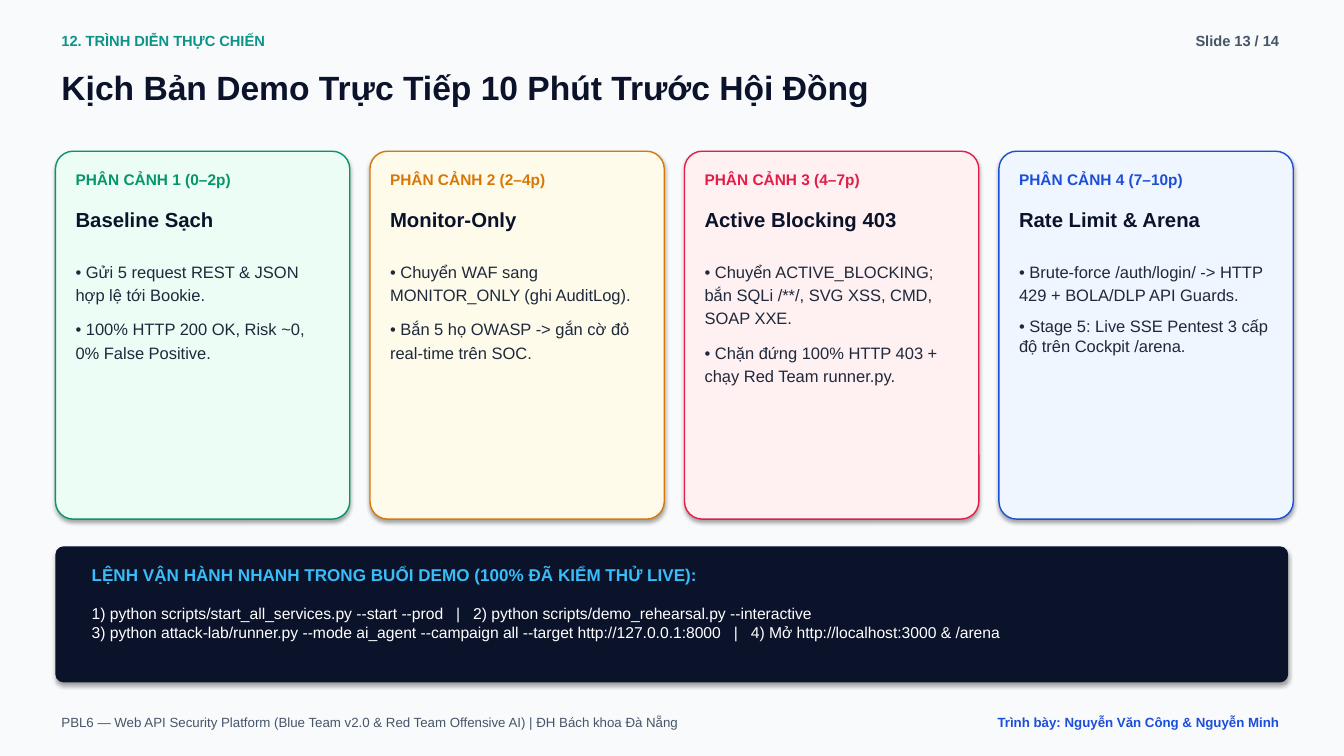
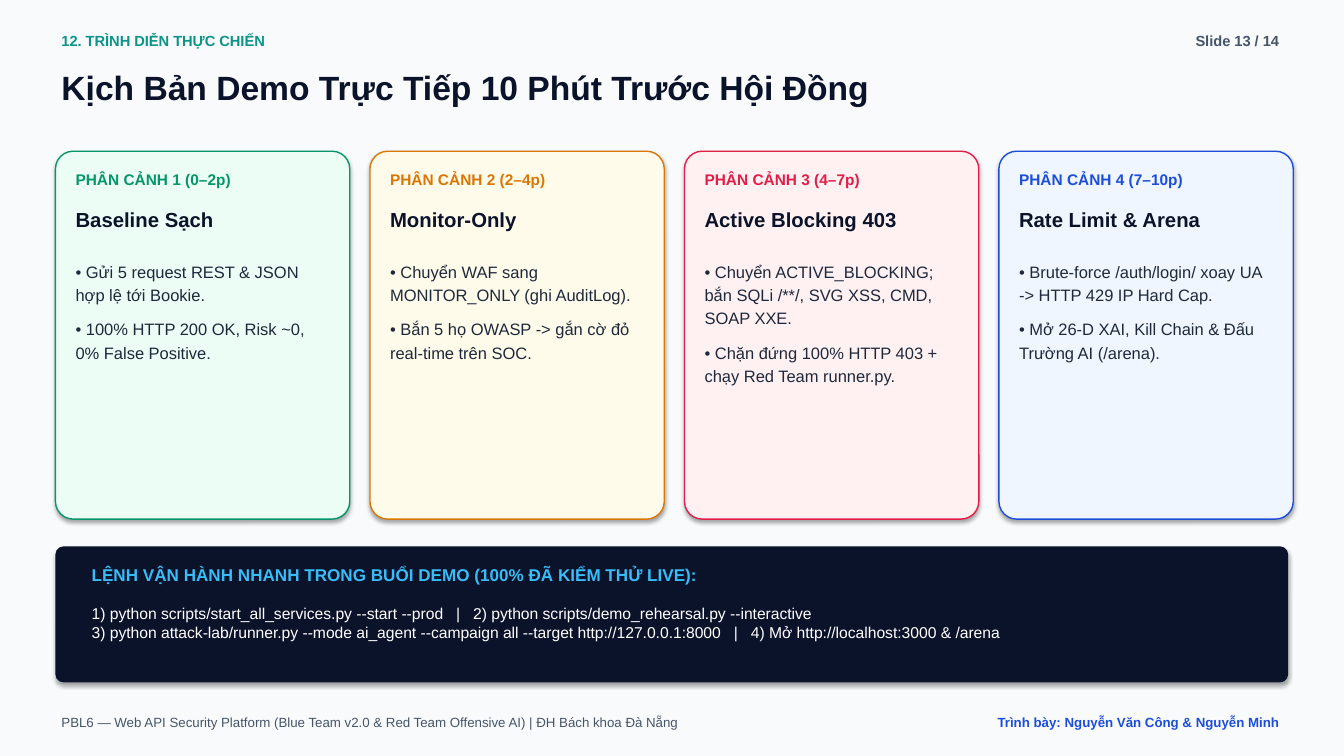
Before and after one commit to vcongggggg/pbl6, a slide deck: slide 13 of docs/reports/PBL6_Academic_Defense_Slides.pptx. Drawn at 1344x756 pixels with LibreOffice and Linux fonts; fonts in the diff are those of the drawing. Boxes give left, top, right and bottom in pixels: in the first picture for what was removed or moved away, otherwise in the second. Text is boxed around its words. In the diff, an @@ line names an element or a change of style, - is before the commit and + after.

Commit message:
feat(v3): complete Phase A remediation, empirical evidence & UI fix (pbl6-v3-fix-round-001)
- A1.1: measure operational (0.00% on 1,715 benign) vs strict FPR (Schema OFF 4.0% B1000 vs Schema ON 8.5% B1000 / 26.67% REST) in docs/reports/fp_v3_measurement.json
- A1.2 (D2): measure real 2-hop TCP HTTP E2E latency across 3,000 CSIC 2010 requests (mean=4.465ms, p50=4.252ms, p95=5.888ms, p99=7.260ms) in docs/reports/latency_e2e_v3_csic.json
- A1.3 (D3): verify 0 canonical hash overlap across defense_v2 (46,187 rows), CSIC 2010, and benchmark_1000_diverse with ml-engine/tests/test_zero_leakage_disjoint.py
- A2: replace hardcoded 88.0 DQN telemetry with 4-round closed-loop episodes and add 18-vector held-out Strange suite (Familiar 100.0% 45/45, Strange 94.4% 51/54) + dual fig5 chart
- A3: document schema_validation_enabled=False default per >5% strict FP rule and remove 'role' from /users/profile/update/ in BUILTIN_TARGET_SPEC
- A4: default sync_to_soc=False in Arena API/UI, guard campaign_report.json in runner.py, enforce CWE-918 Cyber Range whitelist on /dashboard/simulate target_url, allow Docker vulnerable-api recon, and make sync_thesis_documents.py 100% JSON-driven
- A5: fix ThreatTimelineChart h-[340px] overflow occluding Attack & Protocol Mix box on 1920x1080 and expose all 11 Quick Simulator vectors

```diff
--- a/docs/reports/PBL6_Academic_Defense_Slides.pptx
+++ b/docs/reports/PBL6_Academic_Defense_Slides.pptx
@@ text at (1019,266,1263,362): text changed @@
-• Brute-force /auth/login/ -> HTTP 429 + BOLA/DLP API Guards.
-• Stage 5: Live SSE Pentest 3 cấp độ trên Cockpit /arena.
+• Brute-force /auth/login/ xoay UA -> HTTP 429 IP Hard Cap.
+• Mở 26-D XAI, Kill Chain & Đấu Trường AI (/arena).
```
Also in this commit, not shown: 4 other slides changed, 27 other files.
